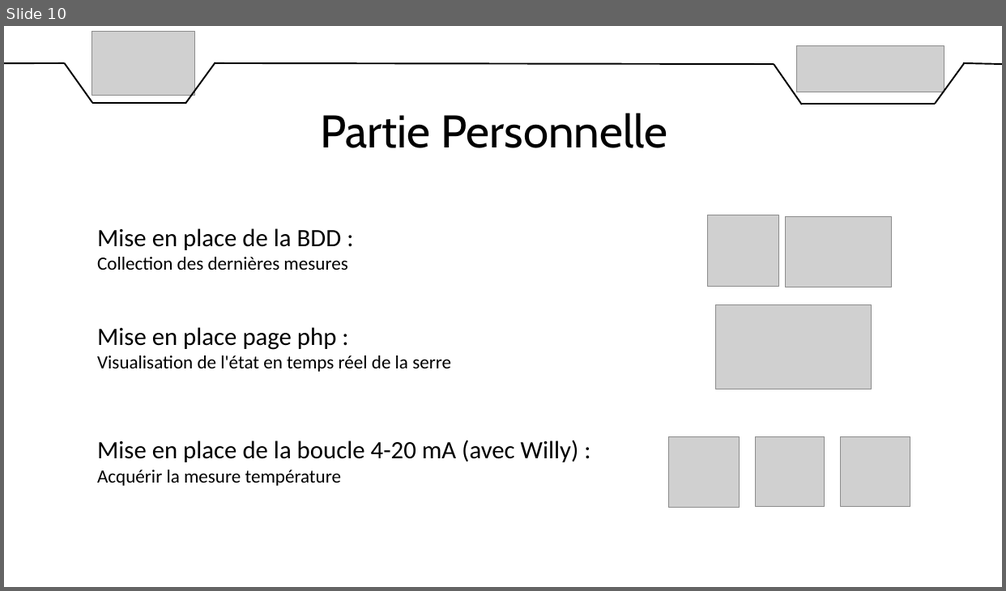
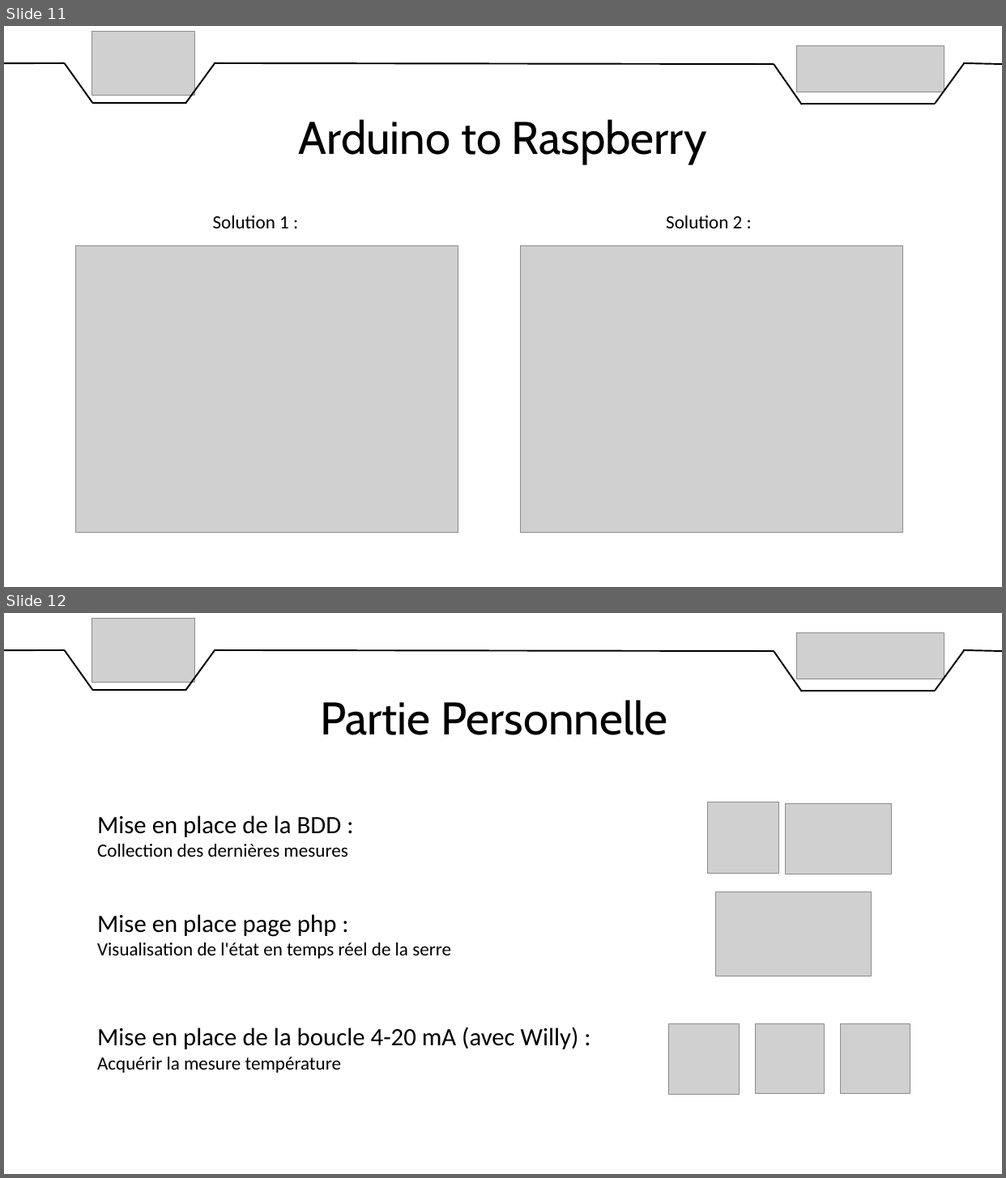
Before and after one commit to DylanChe/SupervisionSerre, a slide deck: oral_projet/revue_2/diaporama_revue_2_samuel.pptx. Shown one above the other, each under a label of ours: slide 10 before the commit, slides 11 and 12 after it. The pictures are 1006x591 and 1006x1178 pixels, drawn with LibreOffice and Linux fonts; fonts in the diff are those of the drawing; grey boxes stand for pictures. Boxes give left, top, right and bottom in pixels: in the first picture for what was removed or moved away, otherwise in the second. Text is boxed around its words. In the diff, an @@ line names an element or a change of style, - is before the commit and + after.

```diff
--- a/oral_projet/revue_2/diaporama_revue_2_samuel.pptx
+++ b/oral_projet/revue_2/diaporama_revue_2_samuel.pptx
@@ slide 11 added at bbox=[4, 26, 1002, 587], background #FFFFFF @@
@@ picture added at bbox=[91, 31, 195, 95] @@
@@ picture added at bbox=[797, 45, 944, 92] @@
@@ line added from (4, 63) to (65, 63), #000000 1.5 pt @@
@@ line added from (65, 63) to (92, 103), #000000 1.5 pt @@
@@ line added from (215, 62) to (185, 104), #000000 1.5 pt @@
@@ line added from (215, 63) to (774, 64), #000000 1.5 pt @@
@@ line added from (774, 64) to (802, 105), #000000 1.5 pt @@
@@ line added from (965, 62) to (935, 104), #000000 1.5 pt @@
@@ line added from (963, 63) to (1002, 64), #000000 1.5 pt @@
@@ line added from (92, 103) to (187, 103), #000000 1.5 pt @@
@@ text added at bbox=[299, 119, 707, 165], 44 pt, text #000000 @@
+Arduino to Raspberry
@@ line added from (802, 104) to (935, 104), #000000 1.5 pt @@
@@ text added at bbox=[213, 216, 289, 228], 18 pt, text #000000 @@
+Solution 1 :
@@ text added at bbox=[666, 216, 743, 228], 18 pt, text #000000 @@
+Solution 2 :
@@ picture added at bbox=[76, 246, 458, 533] @@
@@ picture added at bbox=[521, 246, 902, 533] @@
@@ what was slide 10 is now slide 12 @@
```
Also in this commit, not shown: 3 slides changed, 1 other slide added, 2 other files.
